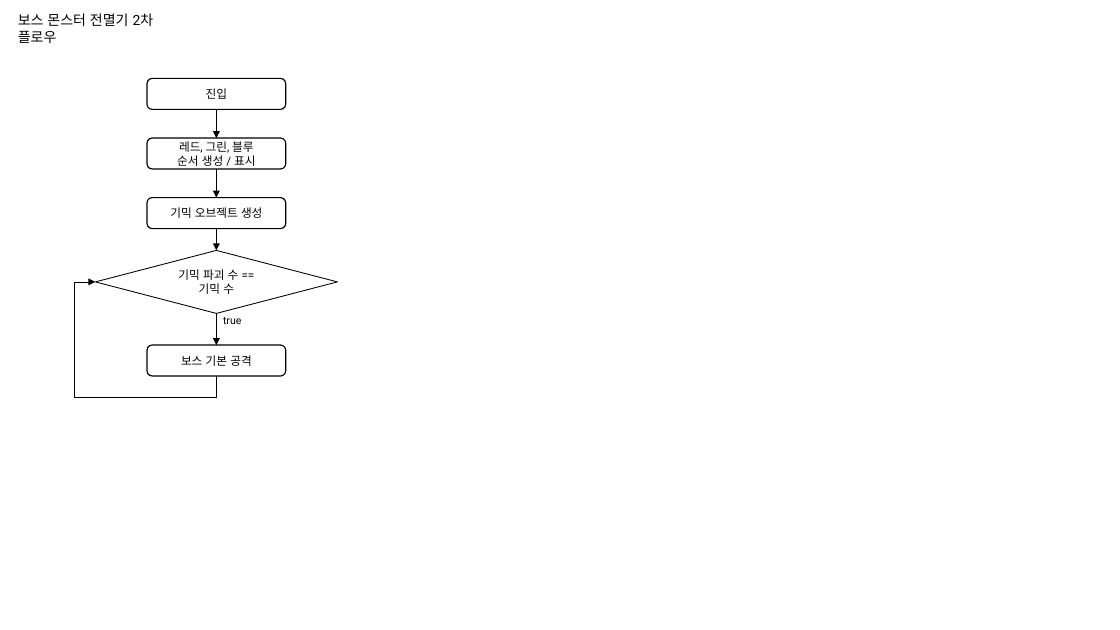
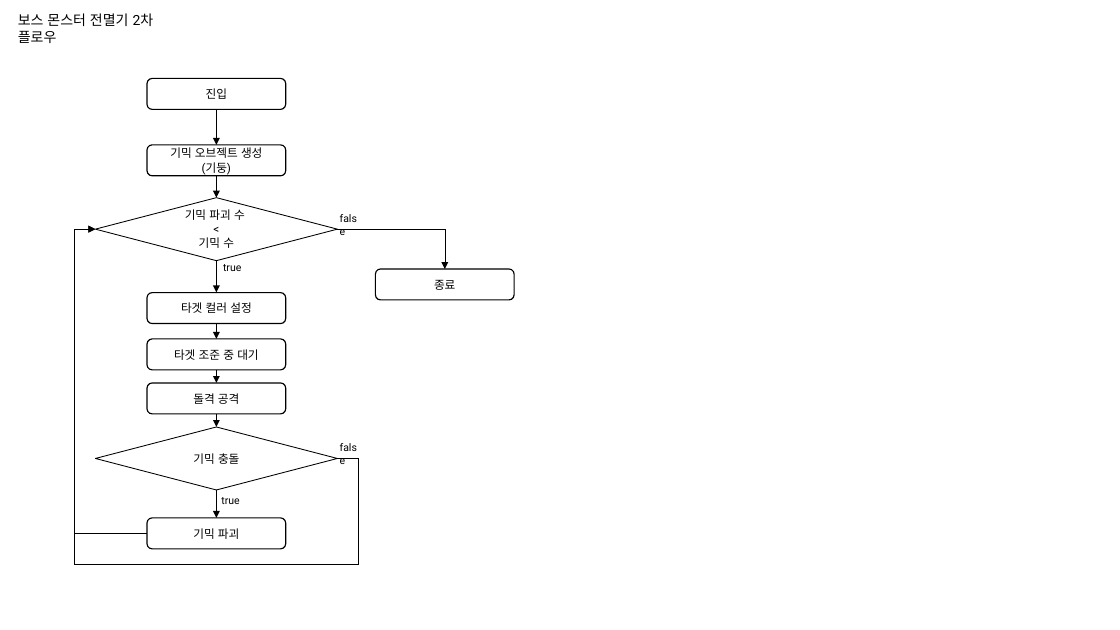
Before and after one commit to haein0303/AlgaeEater, a slide deck: slide 11 of Document/Source/보스 콘텐츠 시스템 UI.pptx. Drawn at 1120x630 pixels with LibreOffice and Linux fonts; fonts in the diff are those of the drawing. Boxes give left, top, right and bottom in pixels: in the first picture for what was removed or moved away, otherwise in the second. Text is boxed around its words. In the diff, an @@ line names an element or a change of style, - is before the commit and + after.

```diff
--- a/Document/Source/보스 콘텐츠 시스템 UI.pptx
+++ b/Document/Source/보스 콘텐츠 시스템 UI.pptx
@@ arrow moved from (217, 109) - (217, 138) to (217, 109) - (217, 145) @@
@@ rounded rectangle "기믹 오브젝트 생성": place and size @@
-rounded rectangle "기믹 오브젝트 생성" at [147, 197, 286, 229]
+rounded rectangle "기믹 오브젝트 생성" at [147, 145, 286, 176]
@@ rounded rectangle removed at [147, 138, 286, 169] @@
-레드, 그린, 블루
-순서 생성 / 표시
@@ text in rounded rectangle at [202, 162, 231, 175]: paragraph added @@
+(기둥)
@@ text in diamond at [185, 209, 245, 220]: text changed @@
-기믹 파괴 수 ==
+기믹 파괴 수
+<
@@ elbow arrow moved from (217, 376) - (96, 282) to (147, 534) - (96, 229) @@
@@ group added at [75, 208, 514, 565]: 4 rounded rectangles, 3 texts, 3 arrows, 2 elbow arrows, 1 diamond @@
+false
+타겟 컬러 설정
+타겟 조준 중 대기
+기믹 충돌
+true
+기믹 파괴
+종료
+false
@@ 2 arrows, 1 diamond, 1 text: place and size @@
-2 arrows, 1 diamond, 1 text at [96, 229, 338, 345]
+2 arrows, 1 diamond, 1 text at [96, 176, 338, 292]
@@ rounded rectangle "돌격 공격": place and size @@
-rounded rectangle "돌격 공격" at [147, 345, 286, 376]
+rounded rectangle "돌격 공격" at [147, 383, 286, 414]
@@ text in rounded rectangle at [193, 393, 239, 404]: text changed @@
-보스 기본 공격
+돌격 공격
@@ arrow moved from (217, 169) - (217, 197) to (217, 490) - (217, 518) @@
```
Also in this commit, not shown: 1 other slide changed, 2 slides added, 5 other files.
